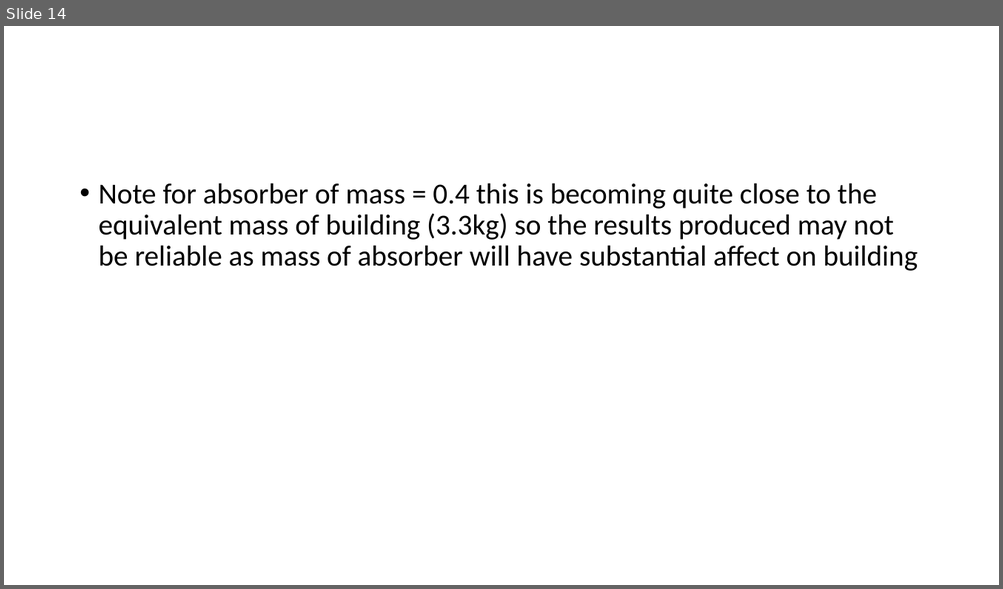
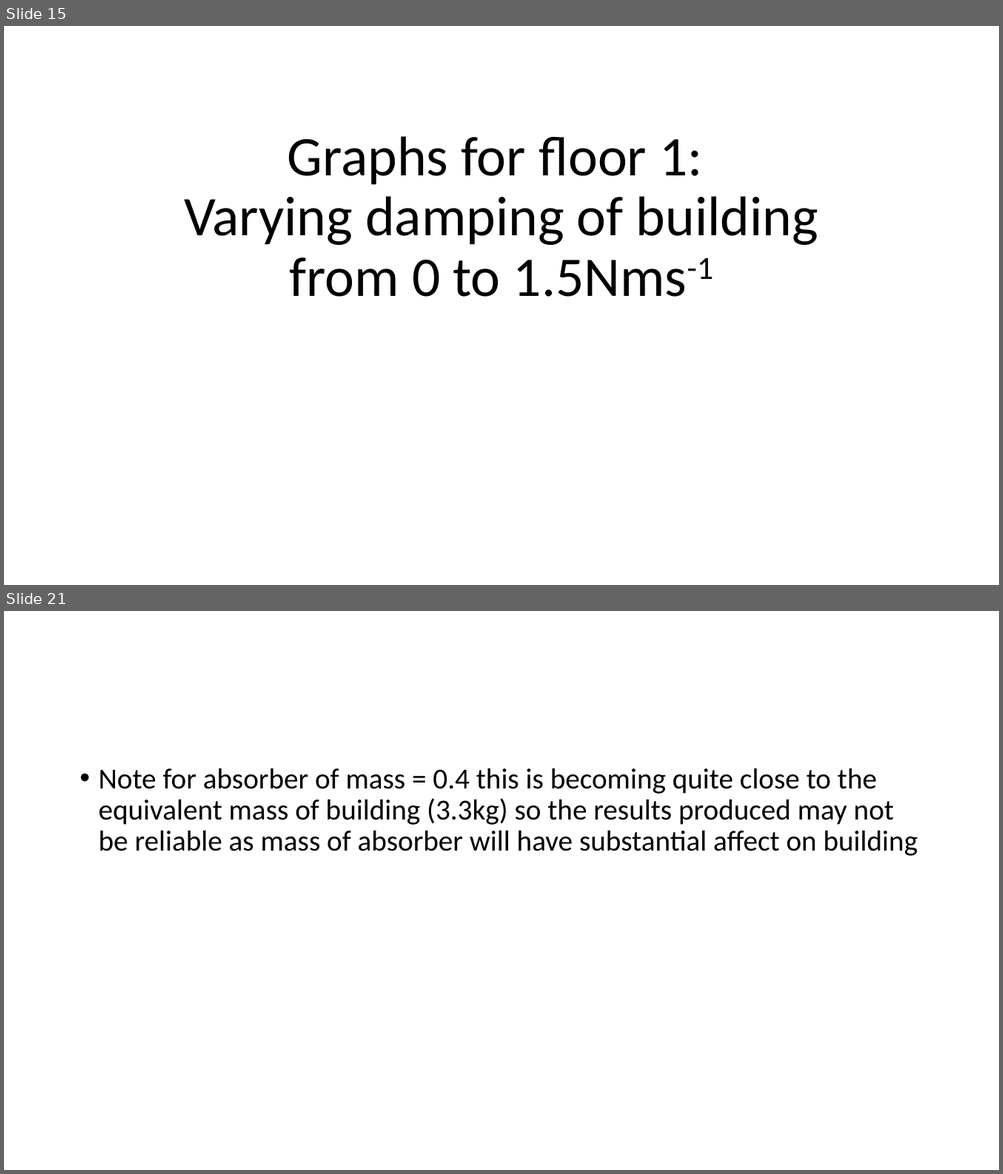
Before and after one commit to harrysarson/building-vibrations, a slide deck: Presentation.pptx. Shown one above the other, each under a label of ours: slide 14 before the commit, slides 15 and 21 after it; the slides between them are not shown. The pictures are 1003x589 and 1003x1174 pixels, drawn with LibreOffice and Linux fonts; fonts in the diff are those of the drawing. Boxes give left, top, right and bottom in pixels: in the first picture for what was removed or moved away, otherwise in the second. Text is boxed around its words. In the diff, an @@ line names an element or a change of style, - is before the commit and + after.

```diff
--- a/Presentation.pptx
+++ b/Presentation.pptx
@@ slide 15 added at (4, 26, 999, 585), background #FFFFFF @@
@@ title added at (184, 136, 818, 297), 54 pt, text #000000 @@
+Graphs for floor 1:
+Varying damping of building from 0 to 1.5Nms-1
@@ what was slide 14 is now slide 21 @@
```
Also in this commit, not shown: 1 slide changed, 10 other slides added, 4 slides removed.
